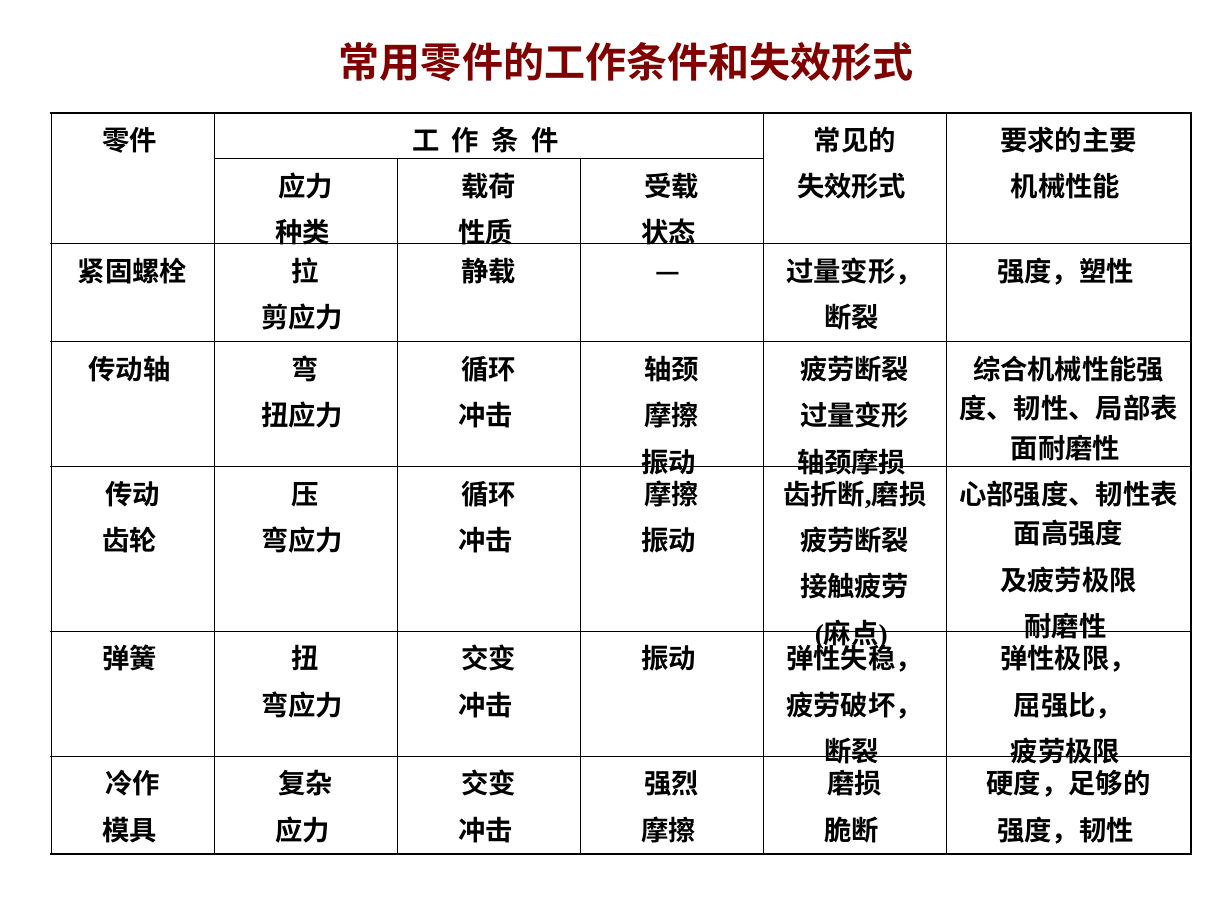
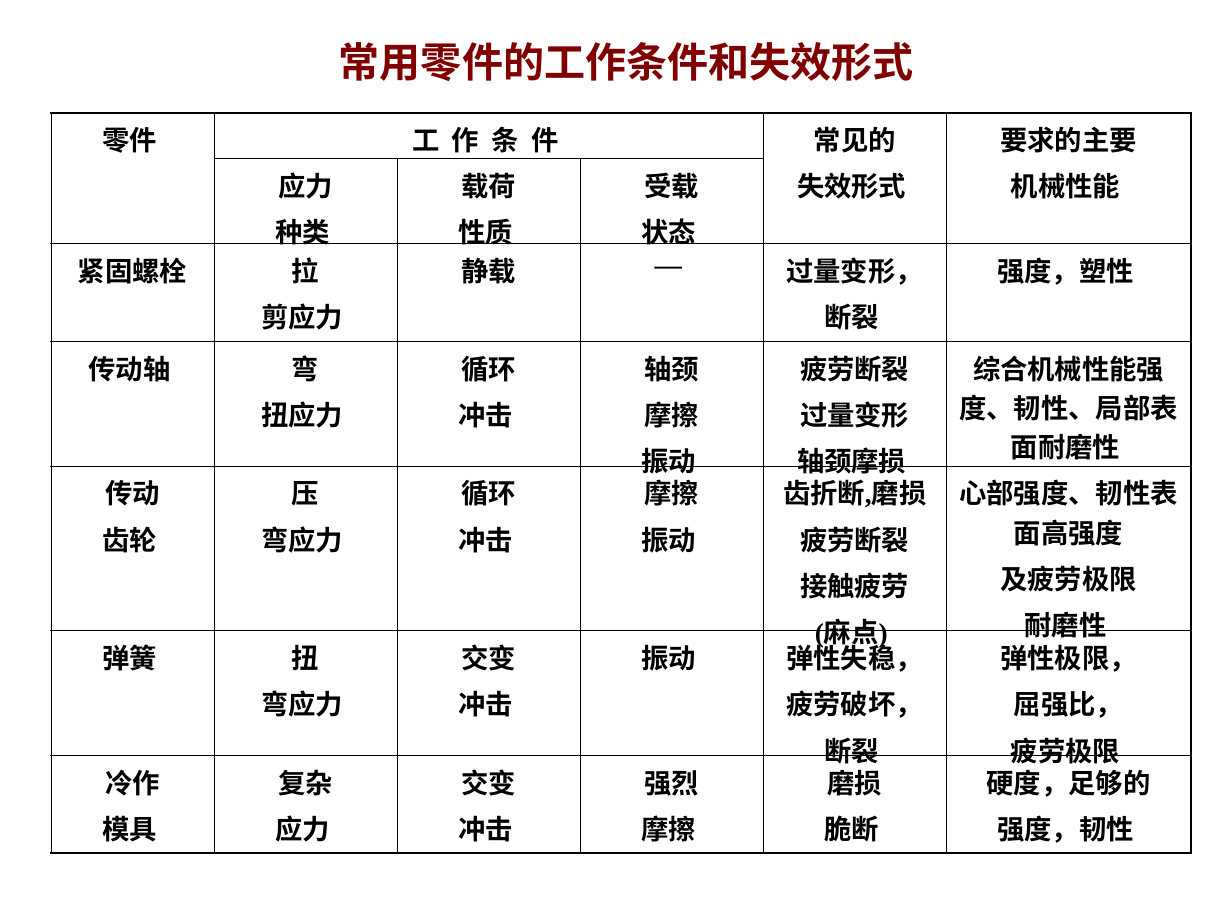
Before and after one commit to caoxuCarlos/share, a slide deck: slide 52 of 工程材料/工程材料第5版教案吴光艳/GC08.PPT. Drawn at 1232x924 pixels with LibreOffice and Linux fonts; fonts in the diff are those of the drawing; background and template pictures are left out. Boxes give left, top, right and bottom in pixels: in the first picture for what was removed or moved away, otherwise in the second. Text is boxed around its words. In the diff, an @@ line names an element or a change of style, - is before the commit and + after.

```diff
--- a/工程材料/工程材料第5版教案吴光艳/GC08.PPT
+++ b/工程材料/工程材料第5版教案吴光艳/GC08.PPT
@@ table at [52,113,1194,854] @@
@@ font Noto Sans CJK SC to Times New Roman in "—" @@
```
Also in this commit, not shown: 7 other slides changed, 7 other files.
